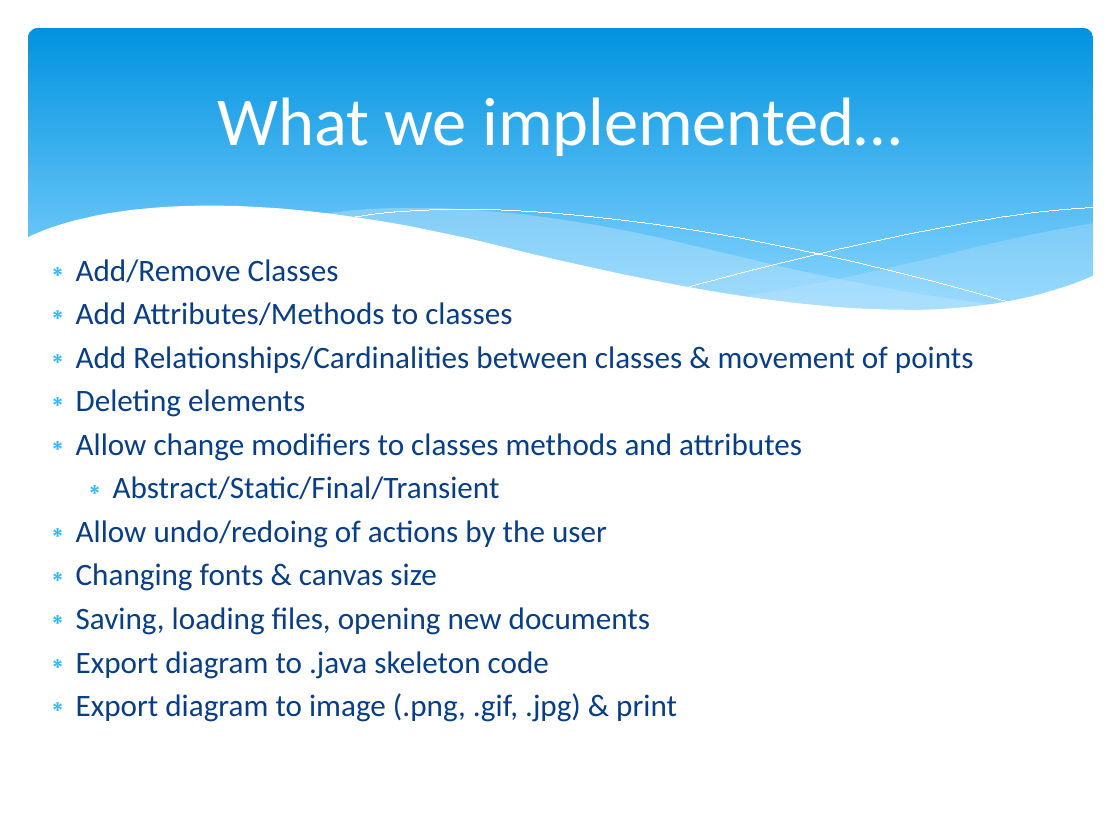
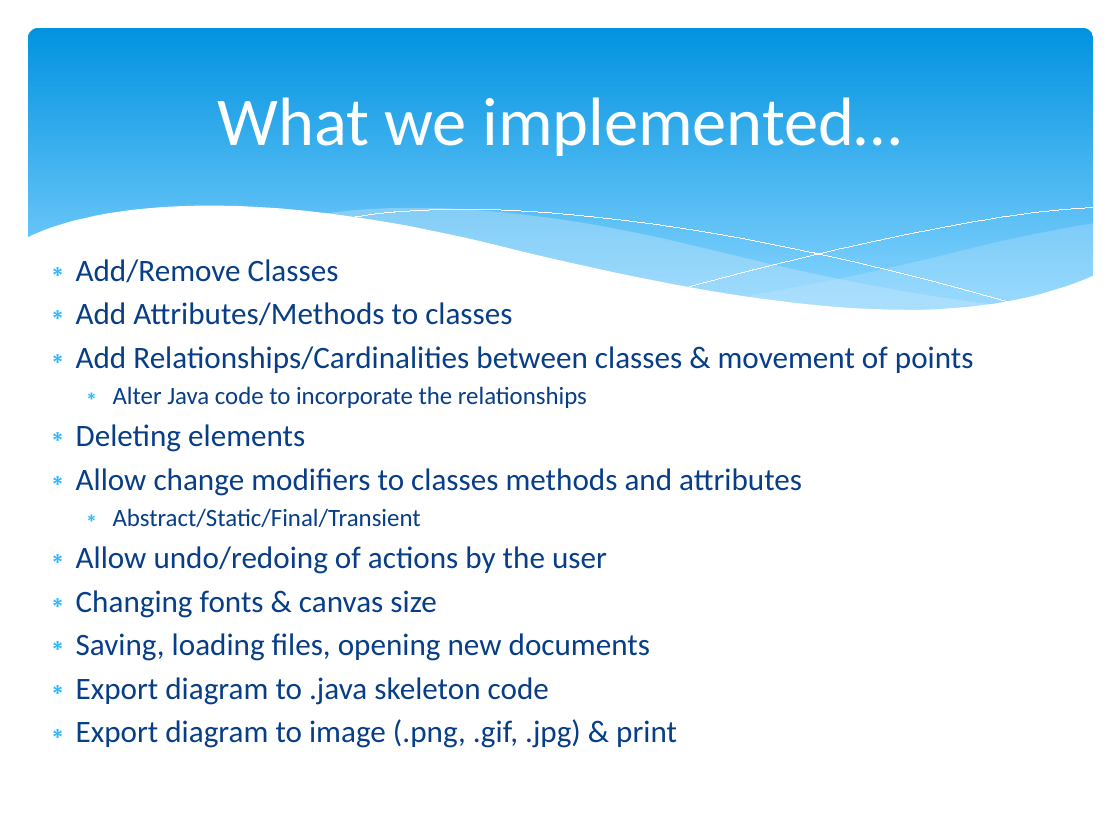
Before and after one commit to ssherar/uml2java, a slide deck: slide 2 of uml2javapresentation.pptx. Drawn at 1120x840 pixels with LibreOffice and Linux fonts; fonts in the diff are those of the drawing. Boxes give left, top, right and bottom in pixels: in the first picture for what was removed or moved away, otherwise in the second. Text is boxed around its words. In the diff, an @@ line names an element or a change of style, - is before the commit and + after.

Commit message:
Addition into the slide

```diff
--- a/uml2javapresentation.pptx
+++ b/uml2javapresentation.pptx
@@ text at [113, 386, 587, 408]: paragraph added @@
+  ∗ Alter Java code to incorporate the relationships
@@ text at [113, 508, 421, 527]: size 20 to 16 pt in "Abstract/Static/Final/Transient" @@
```
